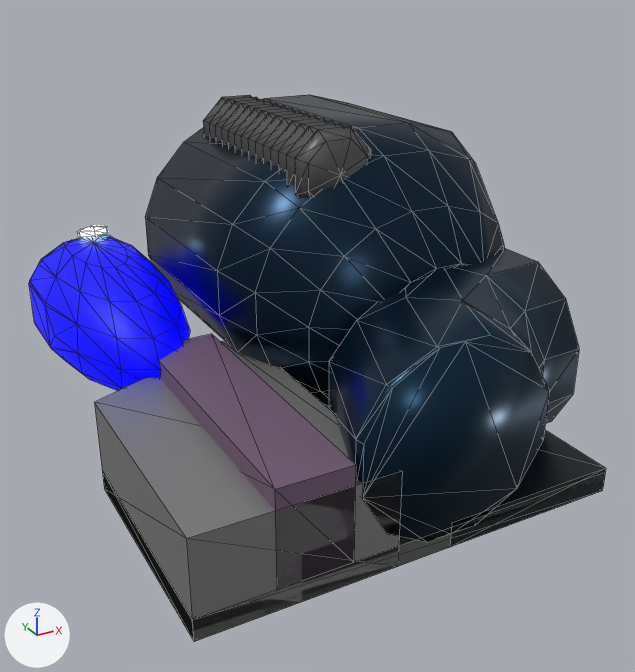
The glTF model public/models/enemies/newshb-79.glb, before and after one commit.
One viewpoint serves both versions: a camera (50 mm lens) standing at (-1.8, -3.53, 2.27) and looking at (0.04, -0.19, 0.6). Every picture has the same lights, and +X, +Y and +Z are marked at lower left. The picture after the commit comes second. Mesh edges are drawn as thin lines. Vertices at exactly the same position are counted once.

Script lines for the objects in view, before the commit:
```python
me_newshb_79 = bpy.data.meshes.new('newshb-79')
me_newshb_79.from_pydata(...)  # 562 vertices, 1086 faces; spans x -1.0..1.0, y -1.17..1.17, z 0.0..1.54
me_newshb_79.materials.append(mat_pal_8_nshb115)  # dark grey #696d69
me_newshb_79.materials.append(mat_pal_10_nshb115)  # grey #8e8e8e
me_newshb_79.materials.append(mat_pal_90_nshb115)  # greyish purple #7d657d
me_newshb_79.materials.append(mat_pal_52_nshb115)  # dark blue #082438
me_newshb_79.materials.append(mat_pal_53_nshb115)  # dark blue #103045
me_newshb_79.materials.append(mat_pal_50_nshb115)  # black #041420
me_newshb_79.materials.append(mat_pal_7_nshb115)  # dark grey #5d5d5d
me_newshb_79.materials.append(mat_pal_148_nshb115)  # blue #00008a, glowing blue #0000ff
me_newshb_79.materials.append(mat_pal_141_nshb115)  # pale blue #cbebeb, glowing pale blue #dcffff
me_newshb_79.materials.append(mat_pal_155_nshb115)  # blue #3469f7, glowing blue #366dff
ob_newshb_79 = bpy.data.objects.new('newshb-79', me_newshb_79)
ob_newshb_79.location = (0.0, 0.0, 0.0)
```
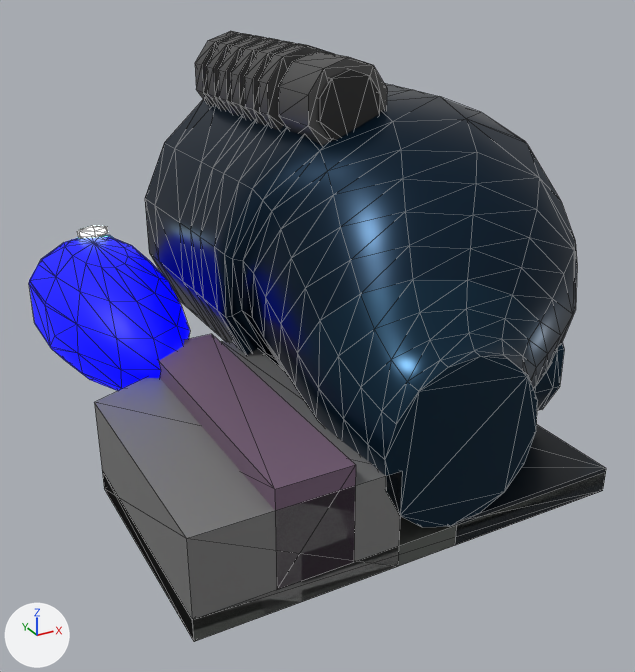
Changed parts and their boxes [x1, y1, x2, y2] in the pictures (635 x 672 px; the box of a moved part takes in the faces that stretch with it):
'newshb-79', reshaped (12% taller)
    before: [29, 95, 606, 642]
    after: [29, 31, 606, 642]
part 1 of me_newshb_79, added
    after: [318, 69, 380, 140]
part 2 of me_newshb_79, added
    after: [195, 31, 242, 106]
part 3 of me_newshb_79, added
    after: [206, 33, 253, 110]
part 4 of me_newshb_79, added
    after: [218, 36, 268, 115]
part 5 of me_newshb_79, added
    after: [231, 38, 282, 120]
part 6 of me_newshb_79, added
    after: [244, 41, 297, 125]
part 7 of me_newshb_79, added
    after: [258, 44, 333, 130]
part 8 of me_newshb_79, added
    after: [278, 51, 387, 146]
part 9 of me_newshb_79, rebuilt (20% wider, 43% taller)
    before: [145, 95, 504, 406]
    after: [145, 83, 577, 527]
part 10 of me_newshb_79, deleted
    before: [203, 95, 371, 197]
part 11 of me_newshb_79, moved or reshaped
    before: [275, 248, 606, 589]
    after: [275, 342, 606, 589]

Patch to the scene script:
```diff
--- a/public/models/enemies/newshb-79.glb.py
+++ b/public/models/enemies/newshb-79.glb.py
@@ mat_pal_4_nshb115 @@
+mat_pal_4_nshb115 = principled_material('pal_4_nshb115')
+mat_pal_4_nshb115.base_color = (0.0343, 0.0343, 0.0343)  # dark grey #343434
+mat_pal_4_nshb115.metallic = 0.5
+mat_pal_4_nshb115.roughness = 0.6
@@ me_newshb_79 @@
 # used by ob_newshb_79; location = (0.0, 0.0, 0.0)
-me_newshb_79.from_pydata(...)  # 562 vertices, 1086 faces; spans x -1.0..1.0, y -1.17..1.17, z 0.0..1.54
+me_newshb_79.from_pydata(...)  # 668 vertices, 1270 faces; spans x -1.0..1.0, y -1.17..1.17, z 0.0..1.87
+# me_newshb_79 part 1: a new loose piece, a 10-sided cylinder along y spanning x 0.06..0.36, y -0.18..1.1, z 1.49..1.81, in mat_pal_4_nshb115 (dark grey #343434)
+# me_newshb_79 part 2: a new loose piece, a 10-sided cylinder along y spanning x -0.006..0.422, y 0.988..1.083, z 1.423..1.873, in mat_pal_7_nshb115 (dark grey #5d5d5d)
+# me_newshb_79 part 3: a new loose piece, a 10-sided cylinder along y spanning x -0.006..0.422, y 0.829..0.925, z 1.423..1.873, in mat_pal_7_nshb115 (dark grey #5d5d5d)
+# me_newshb_79 part 4: a new loose piece, a 10-sided cylinder along y spanning x -0.006..0.422, y 0.671..0.767, z 1.423..1.873, in mat_pal_7_nshb115 (dark grey #5d5d5d)
+# me_newshb_79 part 5: a new loose piece, a 10-sided cylinder along y spanning x -0.006..0.422, y 0.512..0.608, z 1.423..1.873, in mat_pal_7_nshb115 (dark grey #5d5d5d)
+# me_newshb_79 part 6: a new loose piece, a 10-sided cylinder along y spanning x -0.006..0.422, y 0.354..0.45, z 1.423..1.873, in mat_pal_7_nshb115 (dark grey #5d5d5d)
+# me_newshb_79 part 7: a new loose piece, a 10-sided cylinder along y spanning x -0.006..0.422, y 0.196..0.292, z 1.423..1.873, in mat_pal_7_nshb115 (dark grey #5d5d5d)
+# me_newshb_79 part 8: a new loose piece, a 10-sided cylinder along y spanning x 0.01..0.41, y -0.17..0.12, z 1.44..1.86, in mat_pal_7_nshb115 (dark grey #5d5d5d)
+# me_newshb_79 part 9: the loose piece of 88 vertices spanning x -0.32..1.0, y -0.46..1.17, z 0.06..1.49 is rebuilt with 244 vertices and now spans x -0.32..1.0, y -1.17..1.17, z 0.04..1.64
+# me_newshb_79 part 10: the loose piece of 234 vertices spanning x 0.01..0.41, y -0.11..1.12, z 1.14..1.54 is deleted
+# me_newshb_79 part 11
+# 57 vertices are removed from x -0.31..1.0, y -1.17..-0.04, z 0.0..0.93
+# 119 faces are deleted
+# 62 vertices are added at x 0.16..1.0, y -1.17..-0.09, z 0.0..0.84
+# 13 new vertices lie (0.0, 0.0, 0.2) away from vertices in x 0.39..1.0, y -0.83..-0.09, z 0.38
+# 6 new vertices lie (0.12, 0.0, 0.0) away from vertices in x 0.5..0.63, y -0.72..-0.36, z 0.12..0.84
+# 2 new faces join them, mat_pal_90_nshb115 (greyish purple #7d657d)
+# 156 new faces join them, mat_pal_53_nshb115 (dark blue #103045)
+# 9 new faces join them, mat_pal_50_nshb115 (black #041420)
+# other edits to the shape of me_newshb_79 do not show in these pictures
 me_newshb_79.materials.append(mat_pal_8_nshb115)
@@ me_newshb_79 @@
 me_newshb_79.materials.append(mat_pal_155_nshb115)
+me_newshb_79.materials.append(mat_pal_4_nshb115)  # dark grey #343434
```
